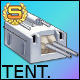
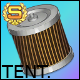
Layered file, before and after one edit (80x80). Changes by layer:
hid "no-gr border" over [2, 4, 79, 78]
showed "2000" over [6, 4, 75, 78]
hid "12000.png" over [2, 10, 79, 66]
